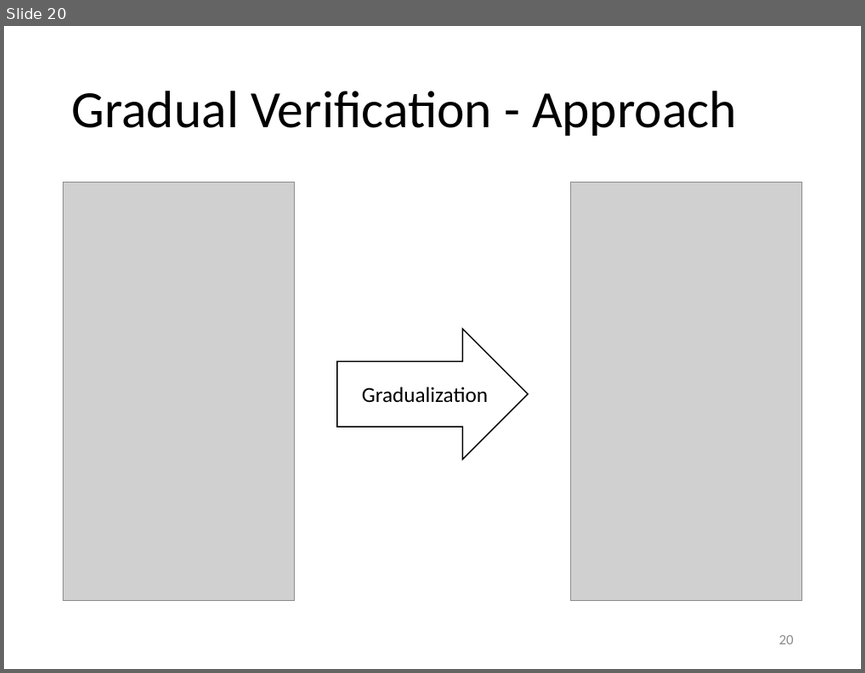
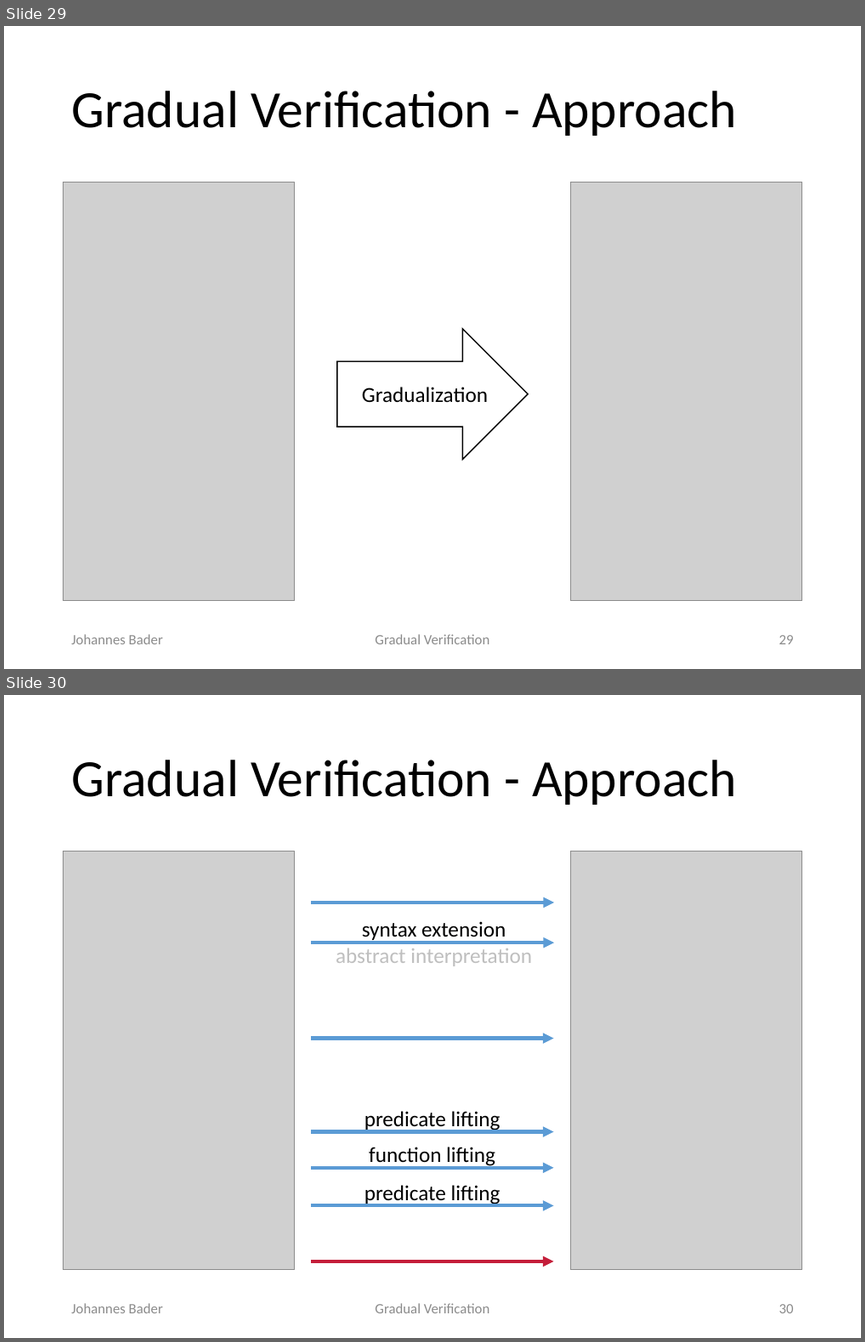
Before and after one commit to olydis/GradVerThesis, a slide deck: presentation/PLunch.pptx. Shown one above the other, each under a label of ours: slide 20 before the commit, slides 29 and 30 after it. The pictures are 865x673 and 865x1342 pixels, drawn with LibreOffice and Linux fonts; fonts in the diff are those of the drawing; grey boxes stand for pictures. Boxes give left, top, right and bottom in pixels: in the first picture for what was removed or moved away, otherwise in the second. Text is boxed around its words. In the diff, an @@ line names an element or a change of style, - is before the commit and + after.

```diff
--- a/presentation/PLunch.pptx
+++ b/presentation/PLunch.pptx
@@ slide 30 added at [4,695,861,1338], background #FFFFFF @@
@@ title added at [71,760,737,805], 44 pt, text #000000 @@
+Gradual Verification - Approach
@@ picture added at [64,851,295,1270] @@
@@ picture added at [570,851,801,1270] @@
@@ arrow added from (312, 902) to (554, 902), #5B9BD5 3 pt @@
@@ text added at [336,921,532,966], 18 pt, text #BFBFBF @@
+syntax extension
+abstract interpretation
@@ arrow added from (312, 942) to (554, 942), #5B9BD5 3 pt @@
@@ arrow added from (311, 1038) to (553, 1038), #5B9BD5 3 pt @@
@@ text added at [364,1111,500,1131], 18 pt, text #000000 @@
+predicate lifting
@@ arrow added from (311, 1131) to (553, 1131), #5B9BD5 3 pt @@
@@ text added at [369,1146,495,1167], 18 pt, text #000000 @@
+function lifting
@@ arrow added from (311, 1167) to (553, 1167), #5B9BD5 3 pt @@
@@ text added at [364,1185,500,1205], 18 pt, text #000000 @@
+predicate lifting
@@ arrow added from (311, 1206) to (553, 1206), #5B9BD5 3 pt @@
@@ arrow added from (311, 1261) to (553, 1261), #C41E3A 3 pt @@
@@ text added at [71,1303,163,1313], 12 pt, text #8C8C8C @@
+Johannes Bader
@@ text added at [375,1303,489,1313], 12 pt, text #8C8C8C @@
+Gradual Verification
@@ page number added at [779,1304,794,1313], 12 pt, text #8C8C8C @@
+30
@@ what was slide 20 is now slide 29 @@
@@ slide 29 changed as well @@
@@ text added at [71,634,163,644], 12 pt, text #8C8C8C @@
+Johannes Bader
@@ text added at [375,634,489,644], 12 pt, text #8C8C8C @@
+Gradual Verification
@@ page number at [779,635,794,644]: text changed @@
-20
+29
```
Also in this commit, not shown: 16 other slides changed, 29 other slides added, 8 slides removed, 2 other files.
